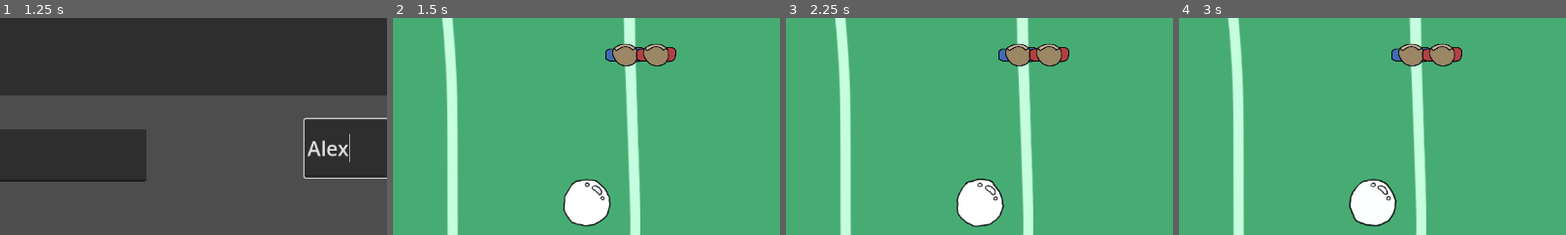
Above: before the commit, frames 1-4 (left to right).
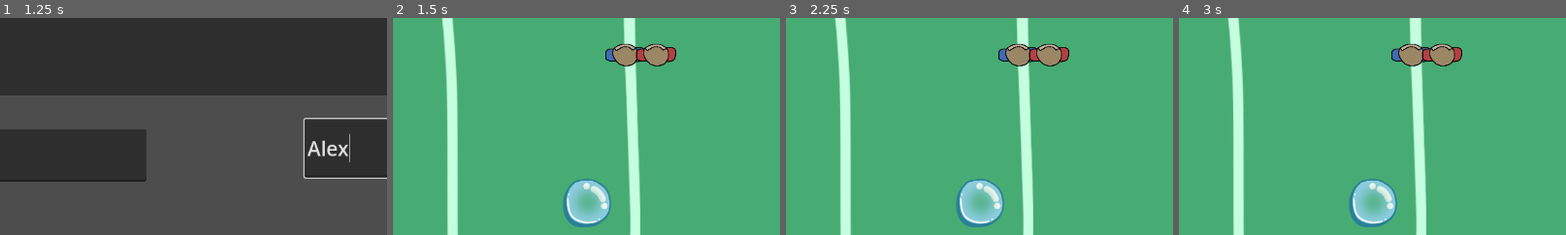
Above: after the commit, the same moments.

Repository: Calandir/ggj-2025
Game: Godot game, scene res://Scenes/menu.tscn
The game is run twice, just before and just after one commit, with the same random seed, the same clock (stepped at 60 frames per second) and the same inputs.
Inputs (mouse positions are % of the whole screen's width and height, from its top left):
- Up to frame 1 (1.25 s): click (20, 73) at 0.52 s; type "Alex" at 0.6 s; click (80, 72) at 0.75 s; type "Alex" at 0.83 s
- Up to frame 2 (1.5 s): click "START" at 1.25 s
- Up to frame 3 (2.25 s): no input
- Up to frame 4 (3 s): no input
The pictures show only the part of the screen within x 20-70%, y 42-92%; the shares and areas given below are measured in that part.

Frame 1 is identical in both runs. In frame 2, 2.2% of the frame differs, in the area x 43-57%, y 74-97%; in frame 3, 2.2%, in the area x 43-57%, y 73-97%; in frame 4, 2.2%.

Commit message:
update bubble sprite

Diff:
--- a/Scenes/Bubble.tscn
+++ b/Scenes/Bubble.tscn
@@ -1,38 +1,9 @@
-[gd_scene load_steps=7 format=3 uid="uid://dthq8fdiqs16e"]
+[gd_scene load_steps=3 format=3 uid="uid://dthq8fdiqs16e"]
 
-[ext_resource type="Texture2D" uid="uid://u40r0c7xhdmk" path="res://Art/bubble_01.png" id="2_ty473"]
+[ext_resource type="Texture2D" uid="uid://6oyk5sviab1c" path="res://Art/bubble-temp-art.png" id="1_5xnle"]
 
 [sub_resource type="CircleShape2D" id="CircleShape2D_0wiy4"]
 radius = 58.0
-
-[sub_resource type="AtlasTexture" id="AtlasTexture_al2sf"]
-atlas = ExtResource("2_ty473")
-region = Rect2(0, 0, 128, 128)
-
-[sub_resource type="AtlasTexture" id="AtlasTexture_qlmm0"]
-atlas = ExtResource("2_ty473")
-region = Rect2(128, 0, 128, 128)
-
-[sub_resource type="AtlasTexture" id="AtlasTexture_pq427"]
-atlas = ExtResource("2_ty473")
-region = Rect2(256, 0, 128, 128)
-
-[sub_resource type="SpriteFrames" id="SpriteFrames_3s3ww"]
-animations = [{
-"frames": [{
-"duration": 1.0,
-"texture": SubResource("AtlasTexture_al2sf")
-}, {
-"duration": 1.0,
-"texture": SubResource("AtlasTexture_qlmm0")
-}, {
-"duration": 1.0,
-"texture": SubResource("AtlasTexture_pq427")
-}],
-"loop": true,
-"name": &"default",
-"speed": 5.0
-}]
 
 [node name="Bubble0_RigidBody2D" type="RigidBody2D"]
 position = Vector2(-1, 180)
@@ -44,6 +15,5 @@
 shape = SubResource("CircleShape2D_0wiy4")
 debug_color = Color(0.0156863, 0.592157, 0.745098, 0.611765)
 
-[node name="AnimatedSprite2D" type="AnimatedSprite2D" parent="CollisionShape2D"]
-sprite_frames = SubResource("SpriteFrames_3s3ww")
-autoplay = "default"
+[node name="Sprite2D" type="Sprite2D" parent="CollisionShape2D"]
+texture = ExtResource("1_5xnle")
Binary file changed: Art/bubble_01.png
